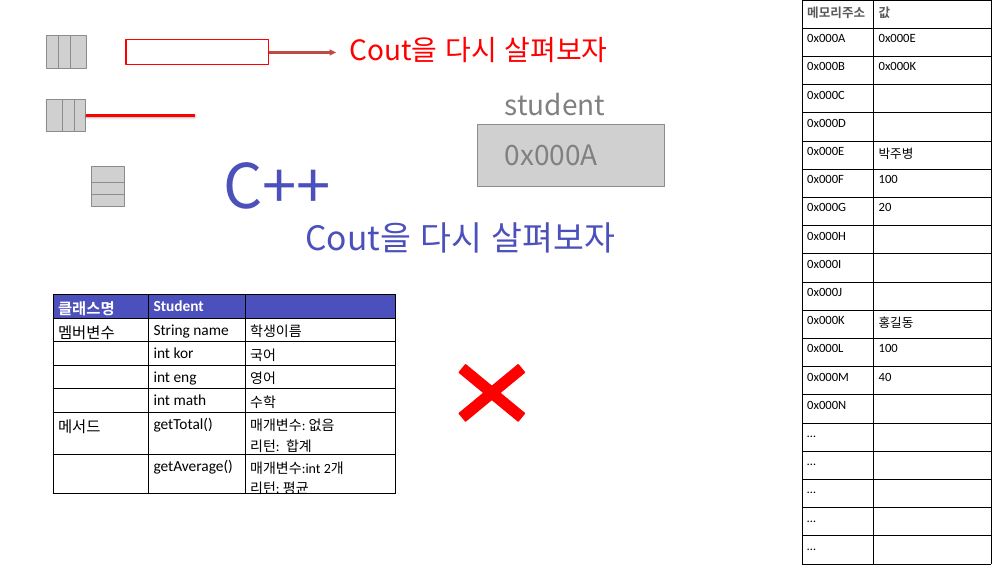
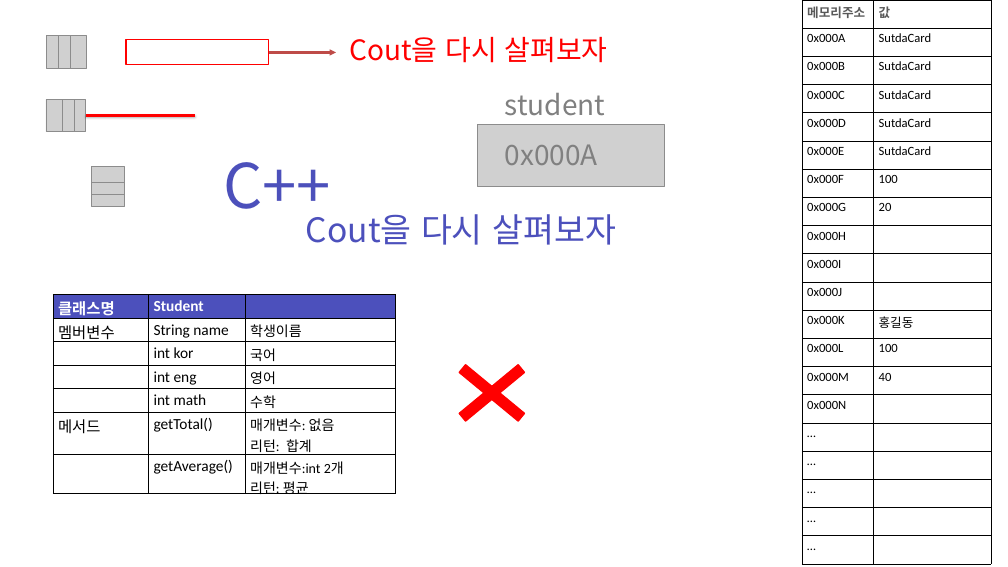
Before and after one commit to zest132/JavaLecture, a slide deck: slide 1 of JavaLecture/LectureFile/샘플.pptx. Drawn at 1008x567 pixels with LibreOffice and Linux fonts; fonts in the diff are those of the drawing; grey boxes stand for pictures. Boxes give left, top, right and bottom in pixels: in the first picture for what was removed or moved away, otherwise in the second. Text is boxed around its words. In the diff, an @@ line names an element or a change of style, - is before the commit and + after.

```diff
--- a/JavaLecture/LectureFile/샘플.pptx
+++ b/JavaLecture/LectureFile/샘플.pptx
@@ table at [802, 0, 991, 564] @@
-row 2, column 2: 0x000E
+row 2, column 2: SutdaCard
-row 3, column 2: 0x000K
+row 3, column 2: SutdaCard
-row 4, column 2: 
+row 4, column 2: SutdaCard
-row 5, column 2: 
+row 5, column 2: SutdaCard
-row 6, column 2: 박주병
+row 6, column 2: SutdaCard
@@ text "Cout을 다시 살펴보자": place and size @@
-text "Cout을 다시 살펴보자" at [305, 222, 616, 253]
+text "Cout을 다시 살펴보자" at [306, 214, 616, 245]
```
Also in this commit, not shown: 16 other files.
